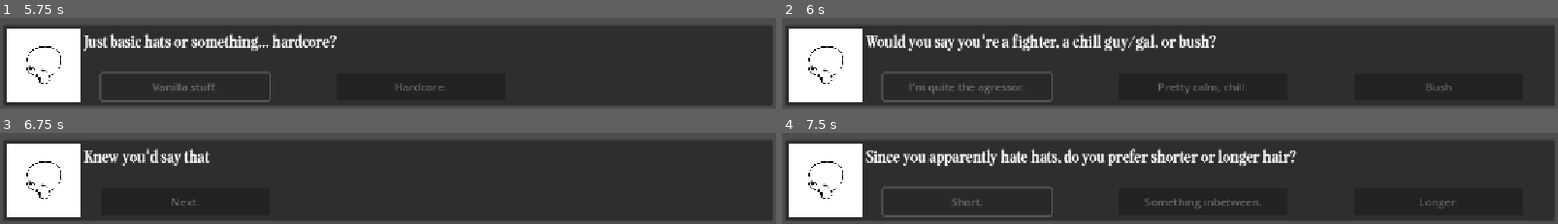
Above: before the commit, frames 1-4 (two rows, left to right).
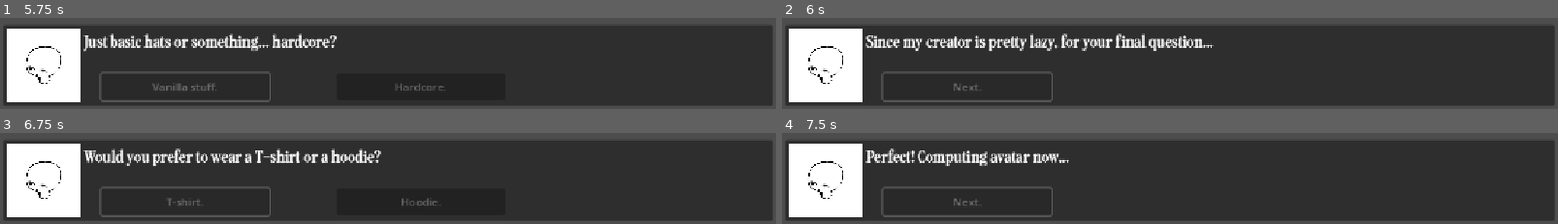
Above: after the commit, the same moments.

Repository: rffhtan/dialogue-charactercustomizer
Game: Godot game, scene res://dialogue.tscn
Same seed, same stepped clock (60 frames per second), same inputs: the game is played once before the commit and once after it.
Inputs (mouse positions are in pixels of both pictures, inside the frame that each line leads up to):
- Up to frame 1 (5.75 s): tap Enter (ui_accept) at 0.5, 0.77, 4.25, 4.52 s; move the mouse to (outside the picture) at 0.52 s; hold Right 0.53-1.25 s; tap Alt at 0.6 s; click (outside the picture) at 0.67 s; click "That's your name?" at 1.25 s; click "Not at all" at 2 s; click "Next." at 2.75 s; click "Next." at 3.5 s; move the mouse to (426, 49) at 4.27 s; hold Down 4.28-5 s; tap Shift at 4.35 s; click (426, 49) at 4.42 s; click "Yes." at 5 s
- Up to frame 2 (6 s): click "Vanilla stuff." at 5.75 s
- Up to frame 3 (6.75 s): click "Bush" (after the commit: "Next.") at 6.5 s
- Up to frame 4 (7.5 s): click "Next." (after the commit: "T-shirt.") at 7.25 s

Frame 1 is identical in both runs. In frame 2, 5.2% of the frame differs, in the area x 10-87%, y 17-83%; in frame 3, 4.6%; in frame 4, 5.4%.

Commit message:
finished up script
onto the other stuff

Diff:
--- a/basic-dialogue-engine-+-character-customization/key.gd
+++ b/basic-dialogue-engine-+-character-customization/key.gd
@@ -3,9 +3,9 @@
 @export var props = load("res://dialogueresources.tres")
 var options : Array
 var options2 : Array
-var d = {1 : ["Hello! I am Place Holder."], 2 : ["Yeah? You  …(619 unchanged characters)… inty, spikey? (you'll see what I mean)"]}
-var o = {1 : ["That's your name?"], 2 : ["No, it's just... s …(341 unchanged characters)… e."], 14 : ["Round.", "Pointy.", "Spikey"]}
-var o2 = { 1 : [2], 2 : [3, 4, 4], 3 : [5], 4 : [5], 5 : [6], 6 : [7], 7 : [8, 8], 8 : [9, 9], 9 : [10, 10], 10 : [11, 11, 11], 11 : [12], 12 : [13, 13, 13], 13 : [14, 14], 14 : [15, 15, 15]}
+var d = {1 : ["Hello! I am Place Holder."], 2 : ["Yeah? You  …(619 unchanged characters)… inty, spikey? (you'll see what I mean)"], 15 : ["Since my creator is pretty lazy, for your final question..."], 16 : ["Would you prefer to wear a T-shirt or a hoodie?"], 17 : ["Perfect! Computing avatar now..."]}
+var o = {1 : ["That's your name?"], 2 : ["No, it's just... s …(341 unchanged characters)… e."], 14 : ["Round.", "Pointy.", "Spikey."], 15 : ["Next."], 16 : ["T-shirt.", "Hoodie."], 17 : ["Next."]}
+var o2 = { 1 : [2], 2 : [3, 4, 4], 3 : [5], 4 : [5], 5 : [6], 6 : [7], 7 : [8, 8], 8 : [9, 12], 9 : [15, 10], 10 : [11, 11, 11], 11 : [15], 12 : [13, 13, 13], 13 : [14, 14], 14 : [15, 15, 15], 15 : [16], 16 : [17], 17 : [18]}
 # Called when the node enters the scene tree for the first time.
 func _ready() -> void:
 	engine.dialogue_started.connect(_dialogue)
